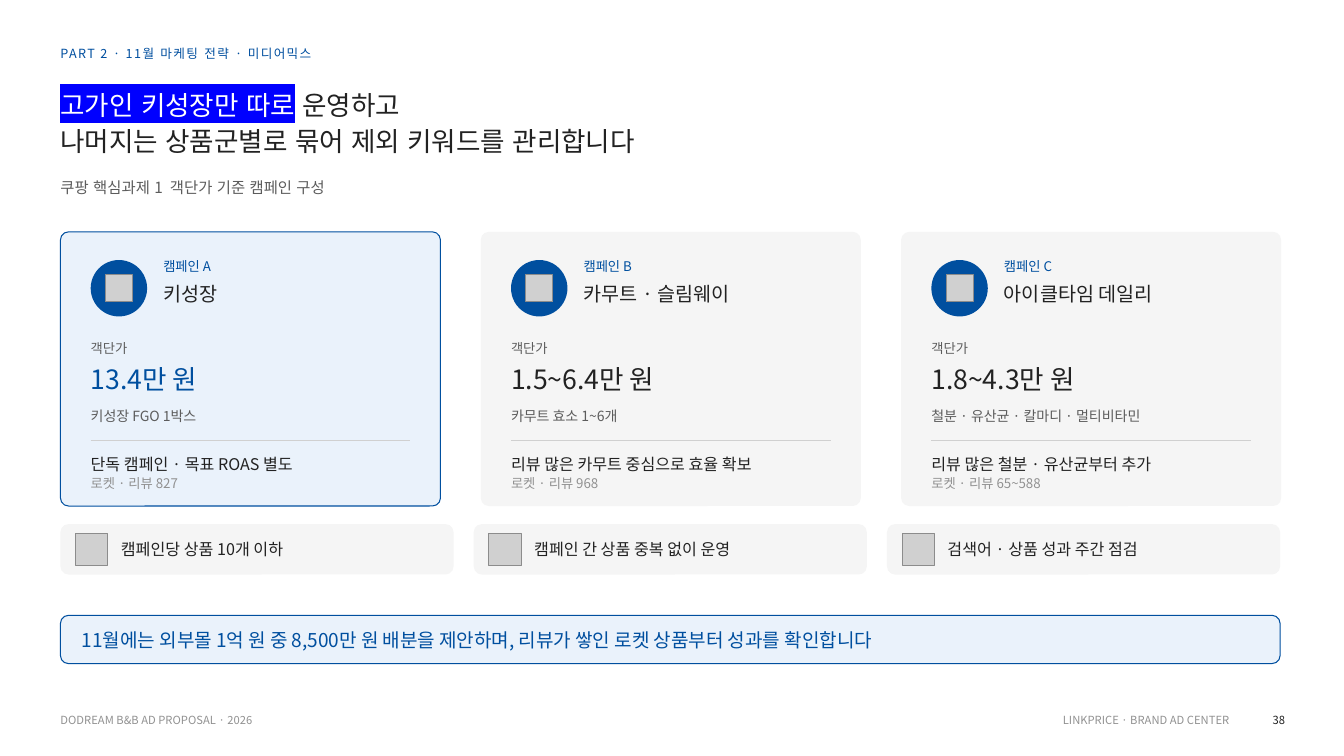
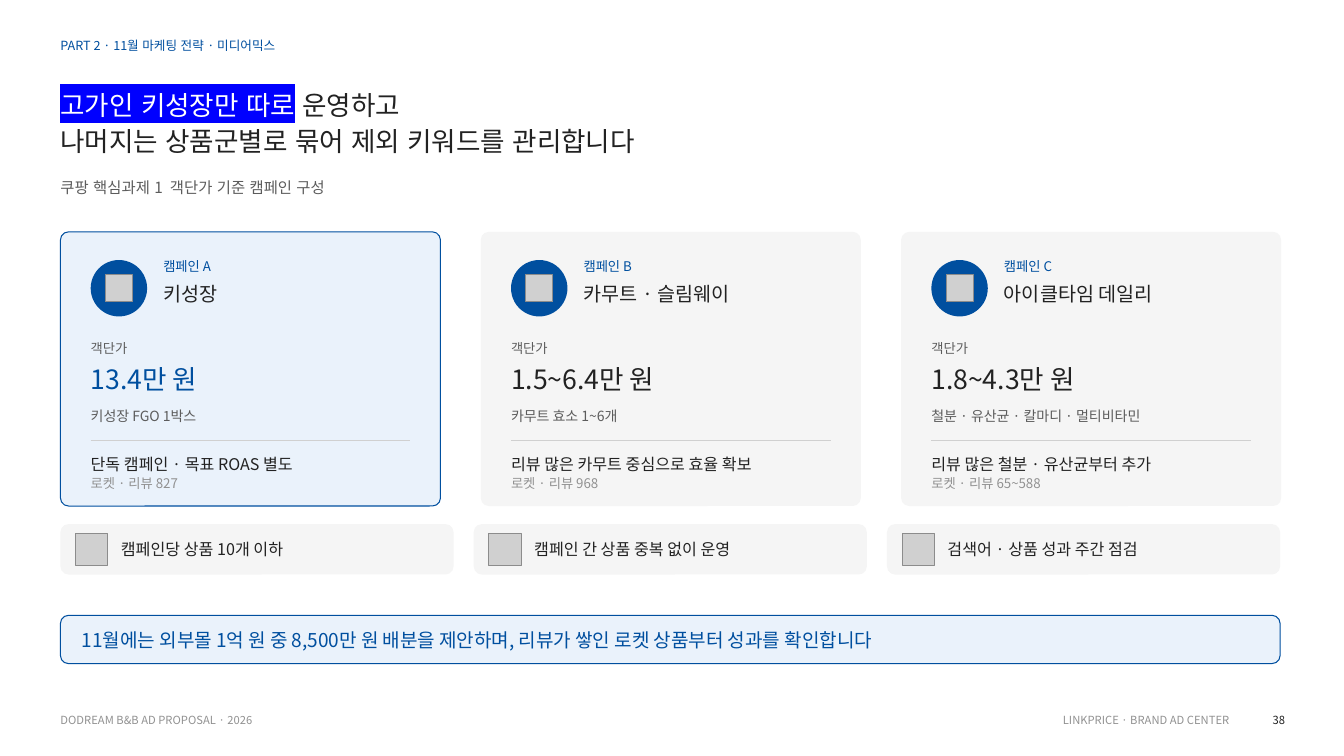
Before and after one commit to sonnet24/mypage, a slide deck: slide 38 of 두드림_11월_광고운영제안서_Ver4_수정.pptx. Drawn at 1344x756 pixels with LibreOffice and Linux fonts; fonts in the diff are those of the drawing; grey boxes stand for pictures. Boxes give left, top, right and bottom in pixels: in the first picture for what was removed or moved away, otherwise in the second. Text is boxed around its words. In the diff, an @@ line names an element or a change of style, - is before the commit and + after.

```diff
--- a/두드림_11월_광고운영제안서_Ver4_수정.pptx
+++ b/두드림_11월_광고운영제안서_Ver4_수정.pptx
@@ text "PART 2 · 11월 마케팅 ..." at box(60, 39, 275, 51): letter spacing 1 to 0 pt; vertical alignment middle to top @@
```
Also in this commit, not shown: 6 other slides changed.
